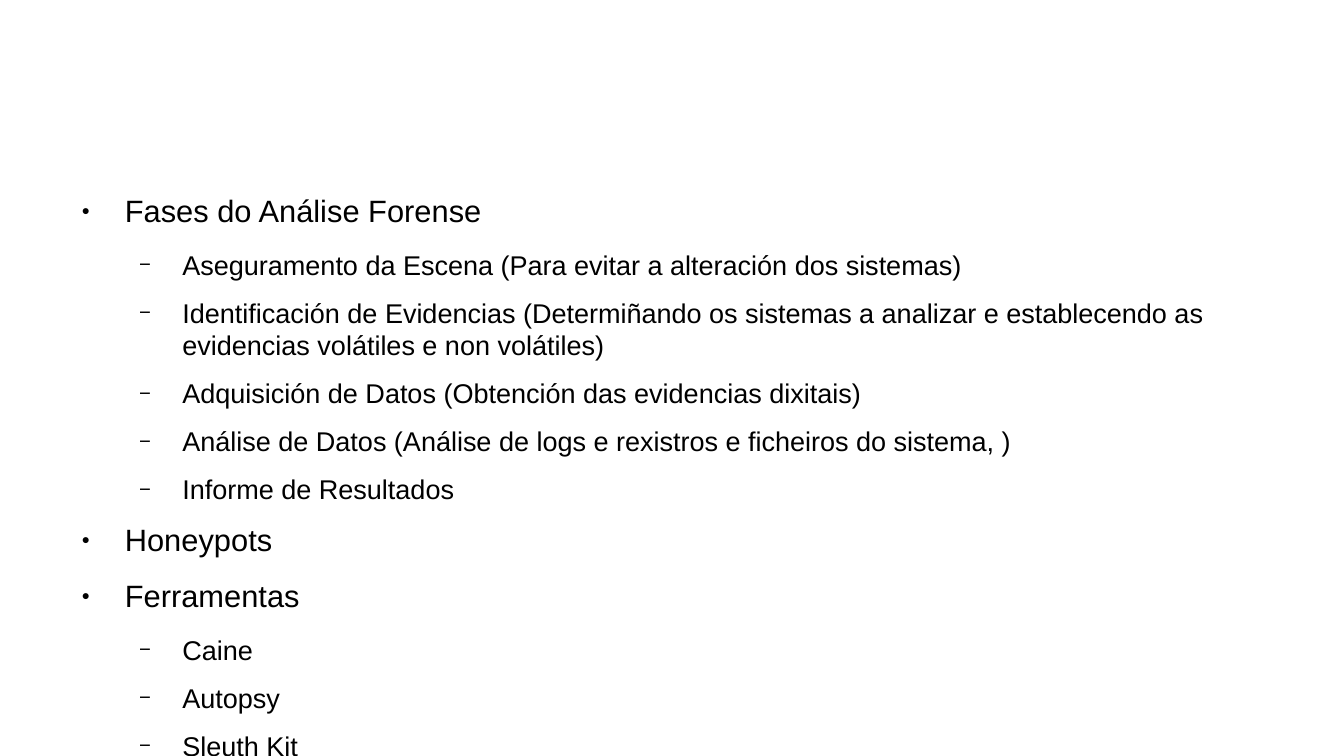
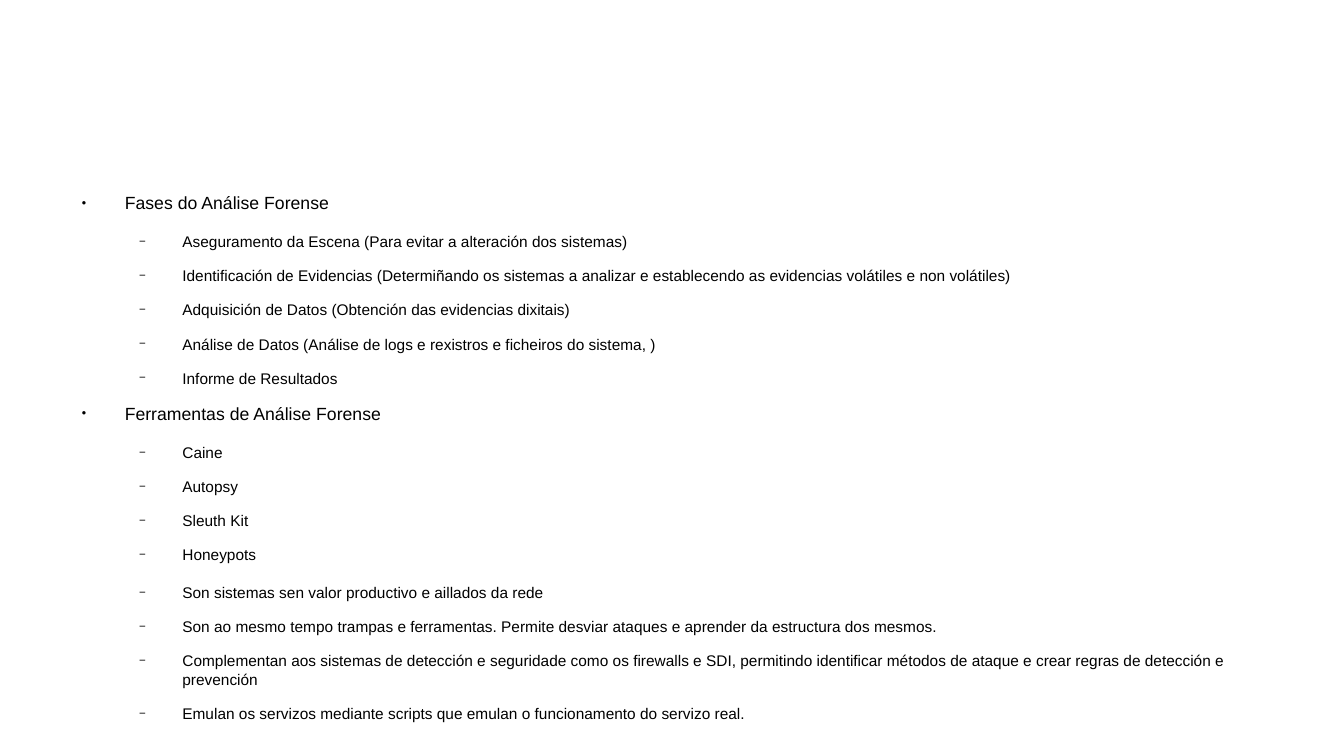
Before and after one commit to chavitag/DAW_Seguridade, a slide deck: slide 6 of UD3 - Ameazas e Medidas de Seguridade.odp. Drawn at 1344x756 pixels with LibreOffice and Linux fonts; fonts in the diff are those of the drawing; background and template pictures are left out. Boxes give left, top, right and bottom in pixels: in the first picture for what was removed or moved away, otherwise in the second. Text is boxed around its words. In the diff, an @@ line names an element or a change of style, - is before the commit and + after.

Commit message:
Ampliado Honeypots

```diff
--- a/UD3 - Ameazas e Medidas de Seguridade.odp
+++ b/UD3 - Ameazas e Medidas de Seguridade.odp
@@ text at bbox=[125, 196, 1011, 526]: size 18.2 to 10.4 pt in "Fases do Análise Forense"; size 16 to 9.1 pt in "Aseguramento da Escena (Para evitar a alteración ...", "Identificación de Evidencias (Determiñando os sistemas a ...", "Adquisición de Datos (Obtención das evidencias dixitais)", "Análise de Datos (Análise de logs e ..." and 4 more places @@
@@ text at bbox=[125, 407, 381, 420]: text changed; size 18.2 to 10.4 pt @@
-● Honeypots
-● Ferramentas
+● Ferramentas de Análise Forense
@@ text at bbox=[182, 549, 1224, 722]: paragraphs added @@
+  − Honeypots
+  − Son sistemas sen valor productivo e aillados da rede
+  − Son ao mesmo tempo trampas e ferramentas. Permite desviar ataques e aprender da estructura dos mesmos.
+  − Complementan aos sistemas de detección e seguridade como os firewalls e SDI, permitindo identificar métodos de ataque e crear regras de detección e prevención
+  − Emulan os servizos mediante scripts que emulan o funcionamento do servizo real.
```
